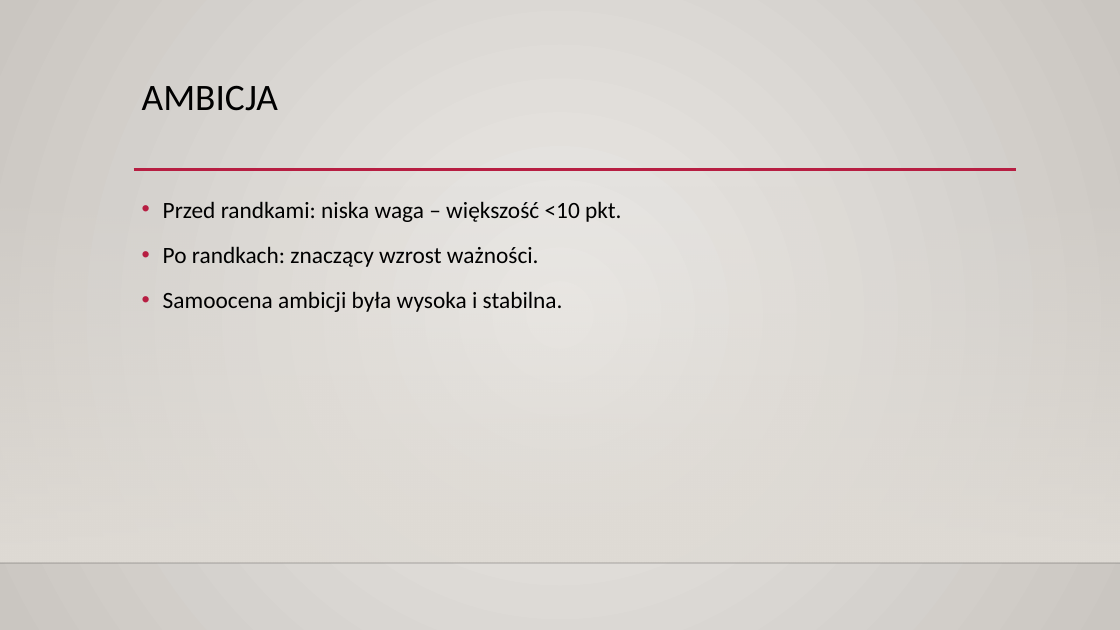
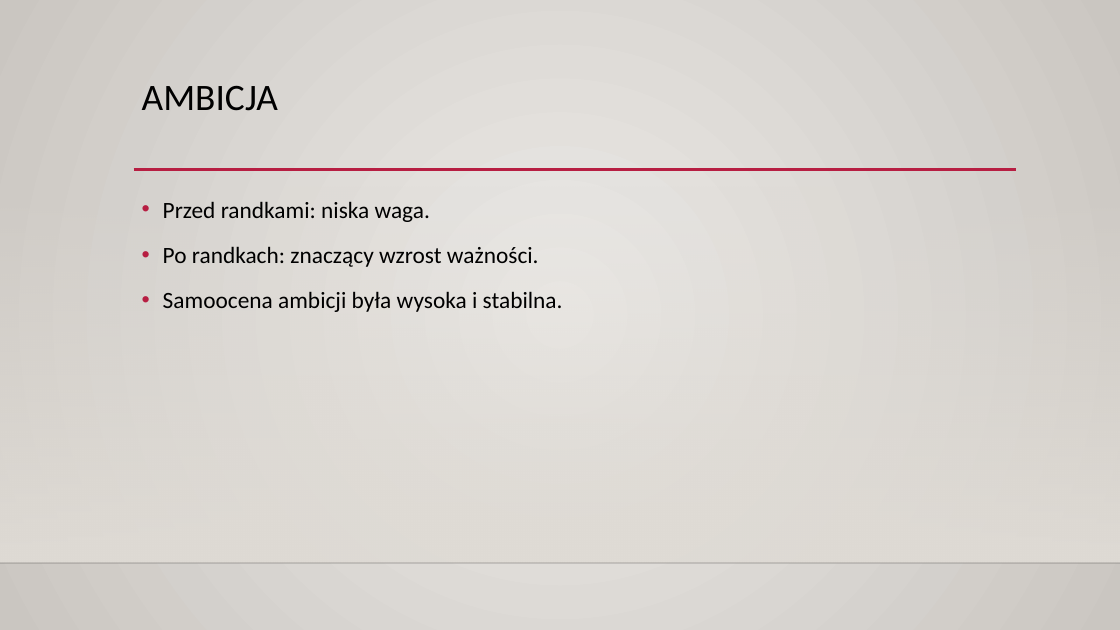
Before and after one commit to JakubBron/ed, a slide deck: slide 10 of Prezentacja.pptx (slide 9 before the commit). Drawn at 1120x630 pixels with LibreOffice and Linux fonts; fonts in the diff are those of the drawing; background and template pictures are left out. Boxes give left, top, right and bottom in pixels: in the first picture for what was removed or moved away, otherwise in the second. Text is boxed around its words. In the diff, an @@ line names an element or a change of style, - is before the commit and + after.

```diff
--- a/Prezentacja.pptx
+++ b/Prezentacja.pptx
@@ text at [163,201,430,222]: text changed @@
-• Przed randkami: niska waga – większość <10 pkt.
+• Przed randkami: niska waga.
```
Also in this commit, not shown: 3 other slides changed, 2 slides added, 3 other files.
